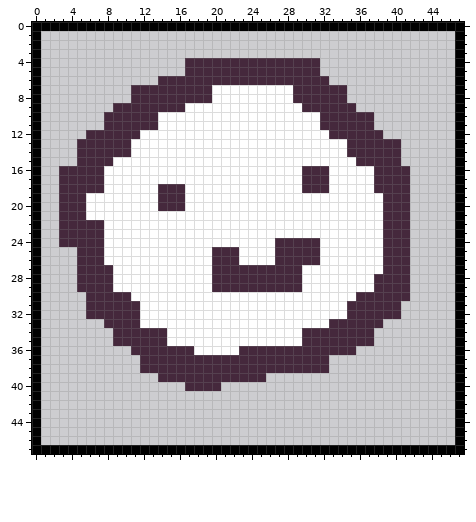
A pixel-art file gets an edit: design/little_guy.aseprite. Above is the file before it was changed.
48x48 pixels, 1 frame.
The same view after the edit:
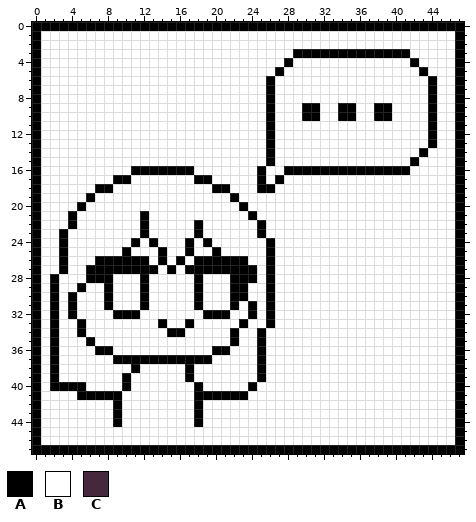
Palette (. is transparent): A #000000  B #ffffff  C #45283c
The edit:
layer "base sketch" added
Changed rows in their new state; - is an unchanged pixel.
Layers "base sketch", "Layer 1":
first column x 1:
 1 BBBBBBBBBBBBBBBBBBBBBBBBBBBBBBBBBBBBBBBBBBBBBB
 2 BBBBBBBBBBBBBBBBBBBBBBBBBBBBBBBBBBBBBBBBBBBBBB
 3 BBBBBBBBBBBBBBBBBBBBBBBBBBBBAAAAAAAAAAAAABBBBB
 4 BBBBBBBBBBBBBBBBBBBBBBBBBBBABBBBBBBBBBBBBABBBB
 5 BBBBBBBBBBBBBBBBBBBBBBBBBBABBBBBBBBBBBBBBBABBB
 6 BBBBBBBBBBBBBBBBBBBBBBBBBABBBBBBBBBBBBBBBBBABB
 7 BBBBBBBBBBBBBBBBBBB------A--BBBBBBBBBBBBBBBABB
 8 BBBBBBBBBBBBBBBBBBB------A--BBBBBBBBBBBBBBBABB
 9 BBBBBBBBBBBBBBBB---------A---AABBAABBAABBBBABB
10 BBBBBBBBBBBBB------------A---AABBAABBAABBBBABB
11 BBBBBBBBBBBBB------------A-----BBBBBBBBBBBBABB
12 BBBBBBBBBBB--------------A------BBBBBBBBBBBABB
13 BBBBBBBBBB---------------A--------BBBBBBBBBABB
14 BBBBBBBBBB---------------A--------BBBBBBBBABBB
15 BBBBBBBB-----------------A---------BBBBBBABBBB
16 BBBBBBB---AAAAAAA-------A--AAAAAAAAAAAAAABBBBB
17 BBBBBBB-AA-------AA-----A-A--BBB-----BBBBBBBBB
18 BBBBBBAA-----BBB---AA---AA---BBB-----BBBBBBBBB
19 BBBBBA-------BBB-----A----------------BBBBBBBB
20 BBBBA--------BBB------A---------------BBBBBBBB
21 BBBAB------A-----------A--------------BBBBBBBB
22 BBBABBB----A-----A------A-------------BBBBBBBB
23 BBABBBB----A-----A------A-------------BBBBBBBB
24 BBABBBB---A-A---A-A------ABBBBB-------BBBBBBBB
25 BBABBBB--A---A--A--ABB---ABBBBB-------BBBBBBBB
26 BBABBBAAAAAA-A-A-AAAAAA--ABBBBB-------BBBBBBBB
27 BBABBAAAAAAAA-A-AAAAAAAABABBB---------BBBBBBBB
28 BABBBAAA---A-----A-BBAAABABBB--------BBBBBBBBB
29 BABBABBA---A-----A-BBAABBABBB--------BBBBBBBBB
30 BABABBBABB-A-----A---AA--A---------BBBBBBBBBBB
31 BABABBBABBBA-----A---A-A-A--------BBBBBBBBBBBB
32 BABABBBBAAA-------AAA--A-A--------BBBBBBBBBBBB
33 BABBABBBBBB--A--A-----A--A------BBBBBBBBBBBBBB
34 BABBABBBBBBBBBAA-----A--A----BBBBBBBBBBBBBBBBB
35 BABBBABBBBBBBB-------A--A----BBBBBBBBBBBBBBBBB
36 BABBBBAABBBBBBBBB--AA-BBABBBBBBBBBBBBBBBBBBBBB
37 BABBBBBBAAAAAAAAAAABBBBBABBBBBBBBBBBBBBBBBBBBB
38 BABBBBBBBBABBBBBABBBBBBBABBBBBBBBBBBBBBBBBBBBB
39 BABBBBBBBABBBBBBABBBBBBBABBBBBBBBBBBBBBBBBBBBB
40 BAAAABBBBABBBBBBBABBBBBABBBBBBBBBBBBBBBBBBBBBB
41 BBBBAAAAABBBBBBBBAAAAAABBBBBBBBBBBBBBBBBBBBBBB
42 BBBBBBBBABBBBBBBBABBBBBBBBBBBBBBBBBBBBBBBBBBBB
43 BBBBBBBBABBBBBBBBABBBBBBBBBBBBBBBBBBBBBBBBBBBB
44 BBBBBBBBABBBBBBBBABBBBBBBBBBBBBBBBBBBBBBBBBBBB
45 BBBBBBBBBBBBBBBBBBBBBBBBBBBBBBBBBBBBBBBBBBBBBB
46 BBBBBBBBBBBBBBBBBBBBBBBBBBBBBBBBBBBBBBBBBBBBBB
Where, in picture pixels (left, top, right, bottom), the same in both pictures:
changed: (41, 31, 455, 445)
